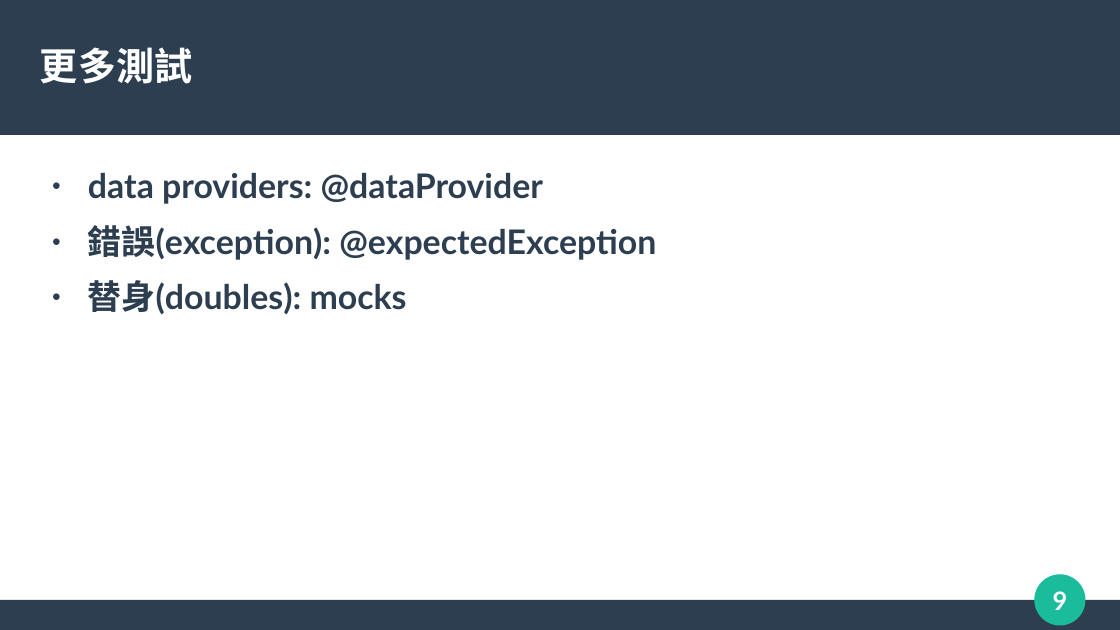
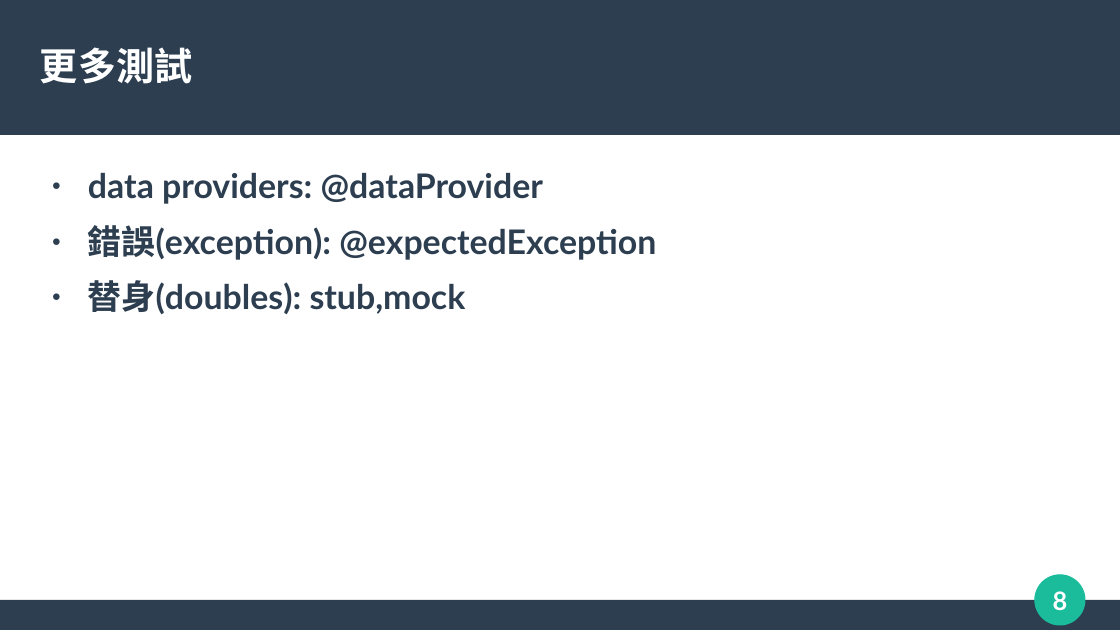
Before and after one commit to Ian-PChome/phpunit, a slide deck: slide 8 of PHPUnit Test.odp (slide 9 before the commit). Drawn at 1120x630 pixels with LibreOffice and Linux fonts; fonts in the diff are those of the drawing. Boxes give left, top, right and bottom in pixels: in the first picture for what was removed or moved away, otherwise in the second. Text is boxed around its words. In the diff, an @@ line names an element or a change of style, - is before the commit and + after.

```diff
--- a/PHPUnit Test.odp
+++ b/PHPUnit Test.odp
@@ text at <box>88,280,466,314</box>: text changed @@
-● 替身(doubles): mocks
+● 替身(doubles): stub,mock
@@ page number at <box>1053,591,1068,610</box>: text changed @@
-9
+8
```
Also in this commit, not shown: 3 other slides changed, 7 slides added, 3 slides removed, 11 other files.
